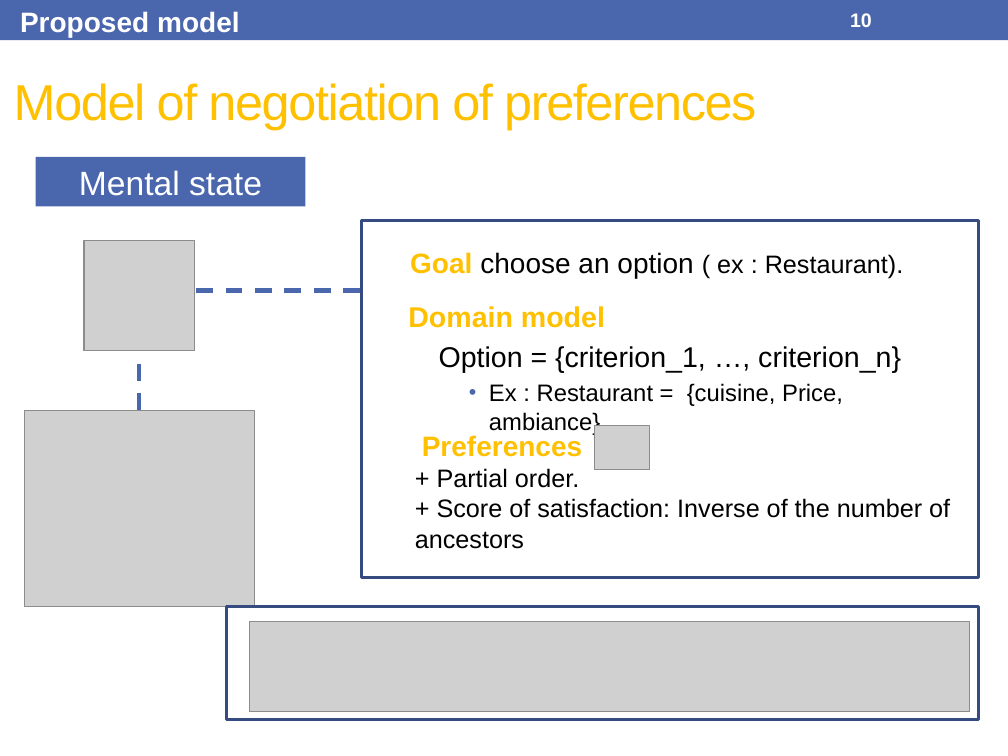
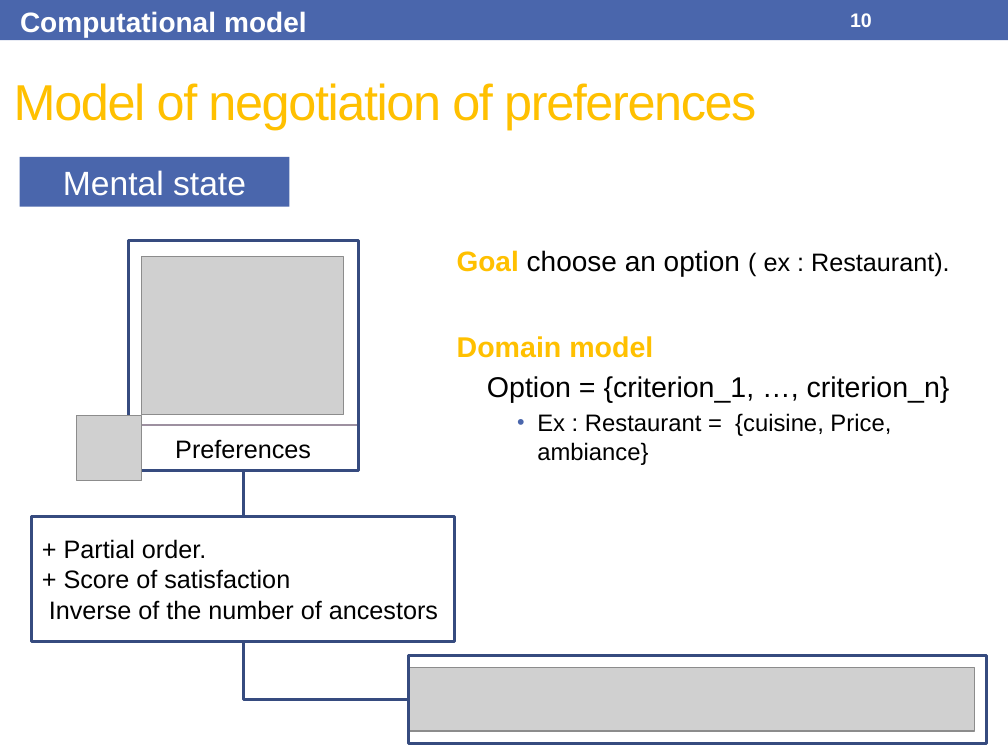
Before and after one commit to Olydia/Discolog, a slide deck: slide 10 of papers/Presentations/IVA17/IVA17.pptx. Drawn at 1008x756 pixels with LibreOffice and Linux fonts; fonts in the diff are those of the drawing; grey boxes stand for pictures. Boxes give left, top, right and bottom in pixels: in the first picture for what was removed or moved away, otherwise in the second. Text is boxed around its words. In the diff, an @@ line names an element or a change of style, - is before the commit and + after.

```diff
--- a/papers/Presentations/IVA17/IVA17.pptx
+++ b/papers/Presentations/IVA17/IVA17.pptx
@@ text at (20, 11, 306, 38): text changed @@
-Proposed model
+Computational model
@@ rectangle "Mental state": place and size @@
-rectangle "Mental state" at (35, 157, 305, 207)
+rectangle "Mental state" at (19, 157, 289, 207)
@@ rectangle removed at (361, 220, 978, 577) @@
@@ text "Goal choose an option ( ...": place and size @@
-text "Goal choose an option ( ..." at (410, 252, 904, 279)
+text "Goal choose an option ( ..." at (457, 250, 950, 276)
@@ picture removed at (84, 240, 194, 350) @@
@@ rectangle added at (128, 241, 358, 471), outline #374B7F 2.08 pt @@
@@ picture: place and size @@
-picture at (24, 410, 254, 606)
+picture at (141, 257, 343, 415)
@@ elbow line removed from (139, 410) to (361, 290) @@
@@ text "Domain model": place and size @@
-text "Domain model" at (408, 306, 901, 436)
+text "Domain model" at (457, 336, 950, 465)
@@ picture added at (77, 416, 141, 481) @@
@@ rectangle added at (128, 425, 358, 471), fill #FFFFFF, outline #9D90A0 1.5 pt, 18 pt, text #000000 @@
+Preferences
@@ text in rectangle at (422, 435, 582, 457): paragraph removed @@
-Preferences
@@ picture removed at (595, 425, 649, 470) @@
@@ line added from (243, 471) to (243, 516), #374B7F 2.08 pt @@
@@ rectangle "+ Partial order.": place and size @@
-rectangle "+ Partial order." at (415, 435, 950, 549)
+rectangle "+ Partial order." at (32, 516, 455, 641)
@@ rectangle "+ Partial order." at (32, 516, 455, 641): vertical alignment top to middle; outline none to #374B7F 2.08 pt @@
@@ text in rectangle at (49, 569, 438, 620): text changed @@
-+ Score of satisfaction: Inverse of the number of ancestors
++ Score of satisfaction
+Inverse of the number of ancestors
@@ elbow line added from (243, 641) to (409, 700), #374B7F 2.08 pt @@
@@ rectangle: place and size @@
-rectangle at (226, 606, 978, 719)
+rectangle at (409, 656, 987, 744)
@@ picture: place and size @@
-picture at (250, 621, 970, 712)
+picture at (409, 668, 975, 732)
```
Also in this commit, not shown: 21 other slides changed, 5 slides added, 7 slides removed, 5 other files.
